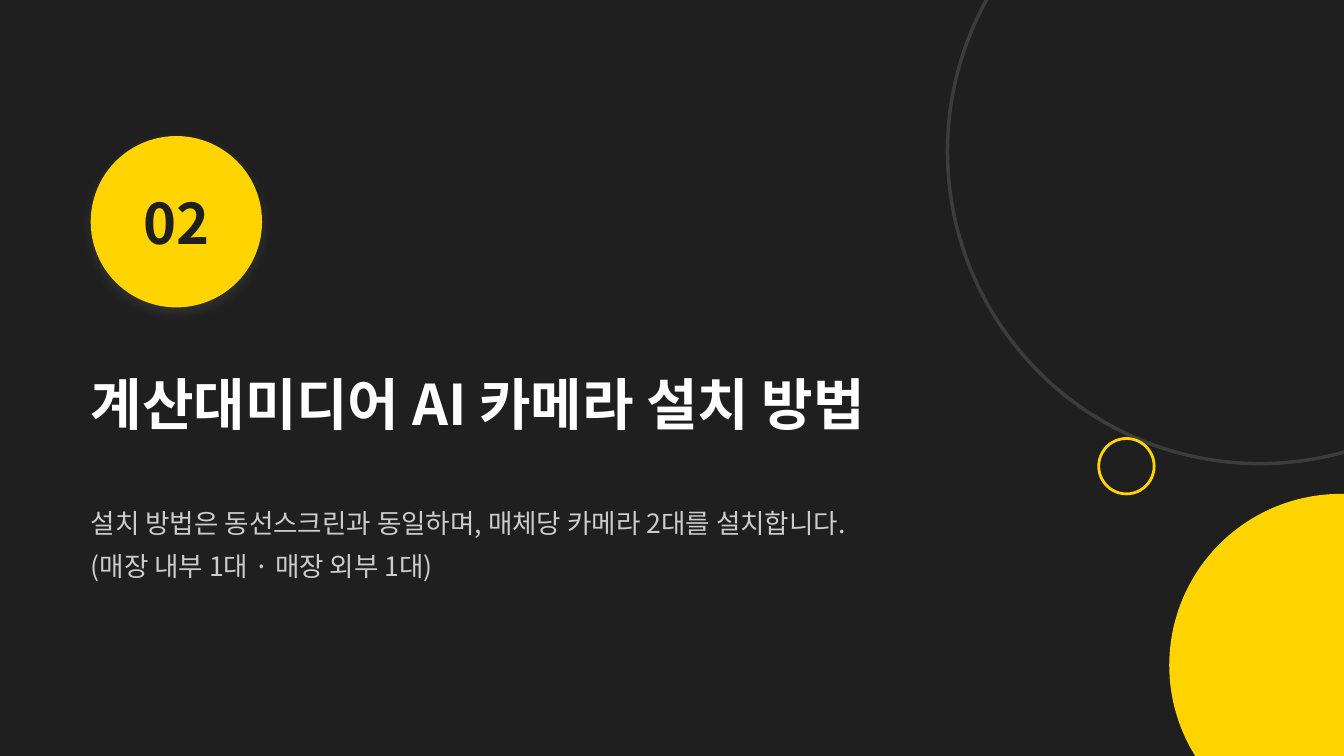
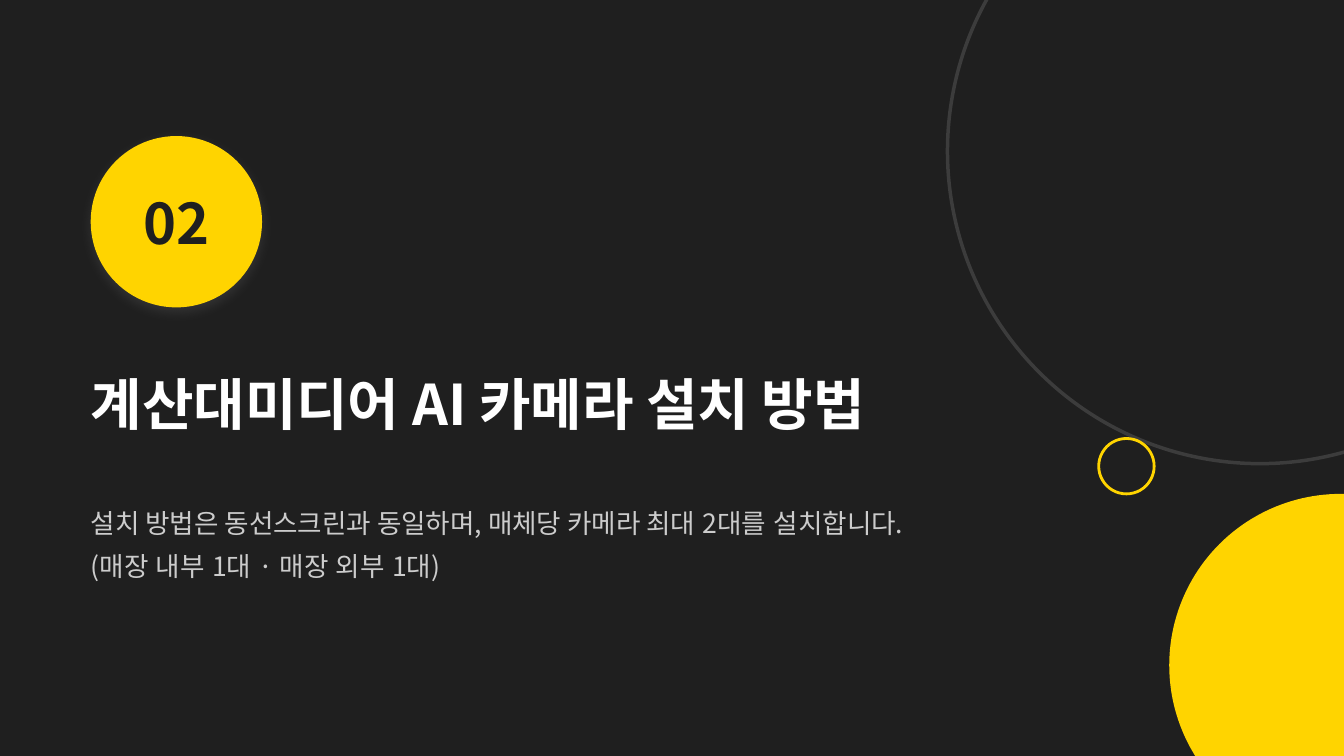
Before and after one commit to alsdn2947/ars, a slide deck: slide 18 of 이마트_AI카메라_설치매뉴얼.pptx (slide 17 before the commit). Drawn at 1344x756 pixels with LibreOffice and Linux fonts; fonts in the diff are those of the drawing. Boxes give left, top, right and bottom in pixels: in the first picture for what was removed or moved away, otherwise in the second. Text is boxed around its words. In the diff, an @@ line names an element or a change of style, - is before the commit and + after.

```diff
--- a/이마트_AI카메라_설치매뉴얼.pptx
+++ b/이마트_AI카메라_설치매뉴얼.pptx
@@ text at (x1=91, y1=511, x2=904, y2=538): text changed @@
-설치 방법은 동선스크린과 동일하며, 매체당 카메라 2대를 설치합니다.
+설치 방법은 동선스크린과 동일하며, 매체당 카메라 최대 2대를 설치합니다.
```
Also in this commit, not shown: 10 other slides changed, 1 slide added, 2 other files.
